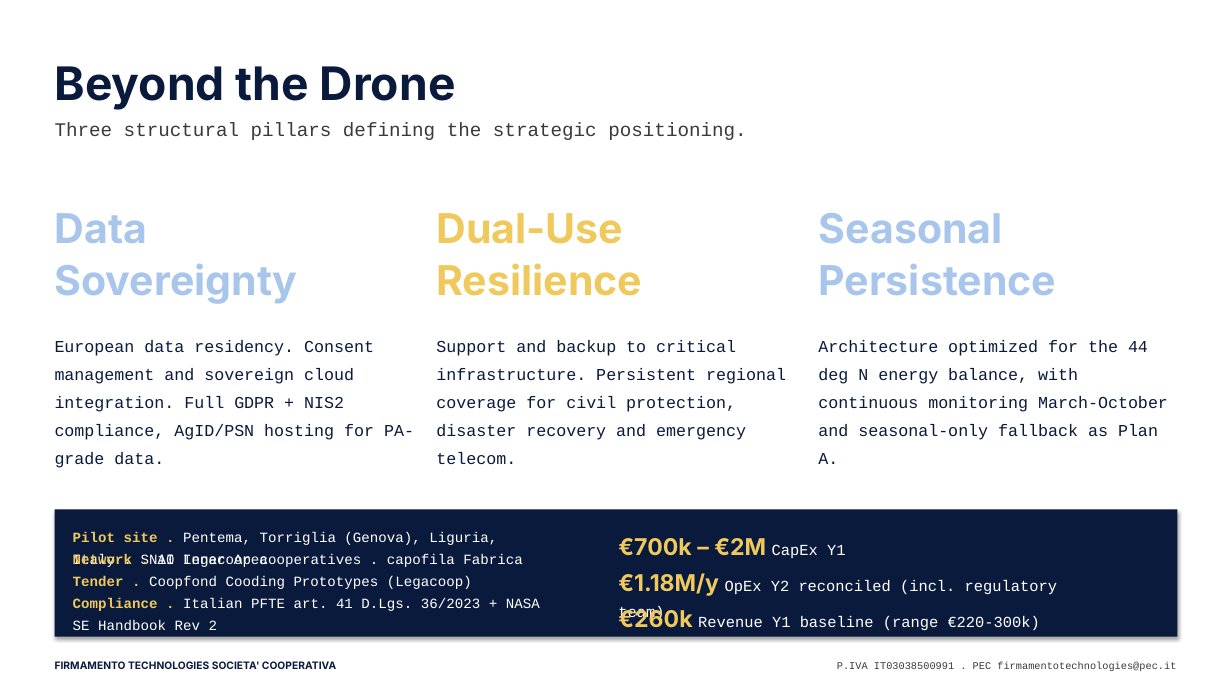
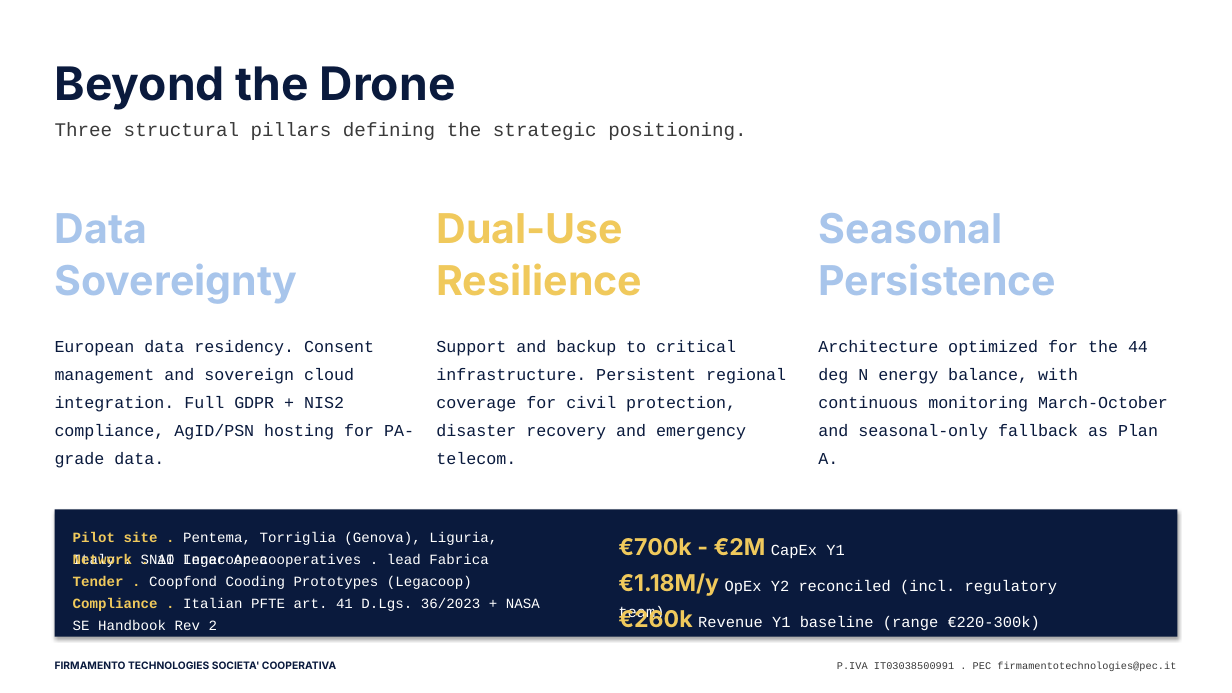
Before and after one commit to Firmamento-Technologies/HALE, a slide deck: slide 3 of studio-di-fattibilita/deliverables-FINAL/DECK-HALE-3slide-EN.pptx. Drawn at 1232x693 pixels with LibreOffice and Linux fonts; fonts in the diff are those of the drawing. Boxes give left, top, right and bottom in pixels: in the first picture for what was removed or moved away, otherwise in the second. Text is boxed around its words. In the diff, an @@ line names an element or a change of style, - is before the commit and + after.

```diff
--- a/studio-di-fattibilita/deliverables-FINAL/DECK-HALE-3slide-EN.pptx
+++ b/studio-di-fattibilita/deliverables-FINAL/DECK-HALE-3slide-EN.pptx
@@ text at (x1=618, y1=538, x2=844, y2=559): text changed @@
-€700k – €2M CapEx Y1
+€700k - €2M CapEx Y1
@@ text at (x1=73, y1=554, x2=488, y2=567): text changed @@
-Network . 10 Legacoop cooperatives . capofila Fabrica
+Network . 10 Legacoop cooperatives . lead Fabrica
```
Also in this commit, not shown: 1 other slide changed, 1 slide added, 1 slide removed, 4 other files.
